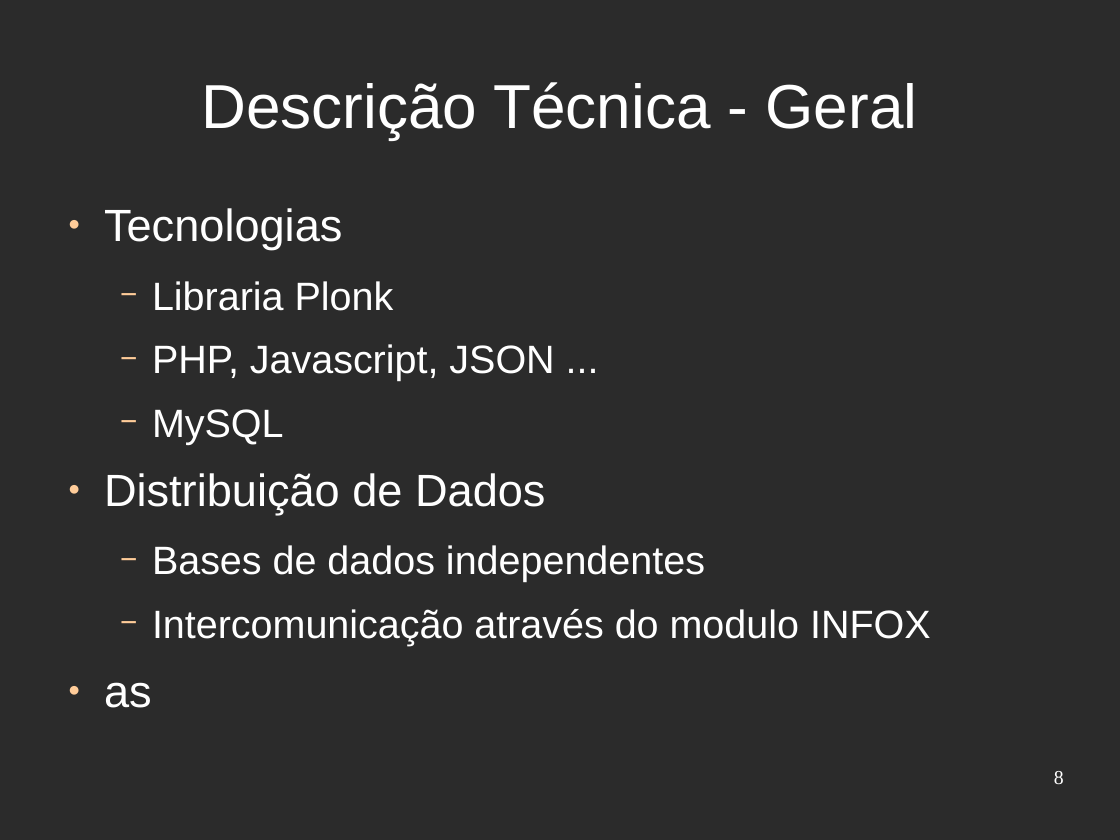
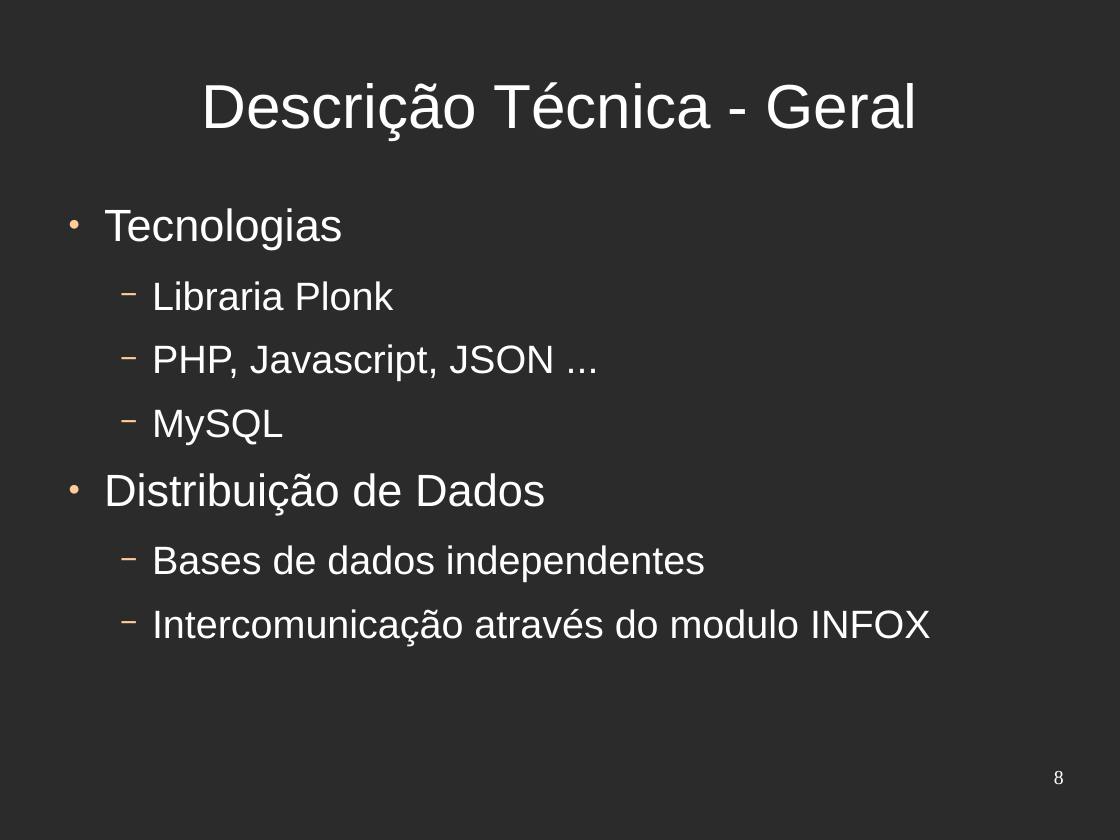
Before and after one commit to djjorjinho/mutworange_2011, a slide deck: slide 8 of documents/presentation/apresentacao_portugal.odp. Drawn at 1120x840 pixels with LibreOffice and Linux fonts; fonts in the diff are those of the drawing; background and template pictures are left out; a plain dark background stands for a picture behind light text. Boxes give left, top, right and bottom in pixels: in the first picture for what was removed or moved away, otherwise in the second. Text is boxed around its words. In the diff, an @@ line names an element or a change of style, - is before the commit and + after.

```diff
--- a/documents/presentation/apresentacao_portugal.odp
+++ b/documents/presentation/apresentacao_portugal.odp
@@ text at <box>104,682,152,708</box>: paragraph removed @@
-● as
```
Also in this commit, not shown: 3 other slides changed, 3 slides added, 1 slide removed.
